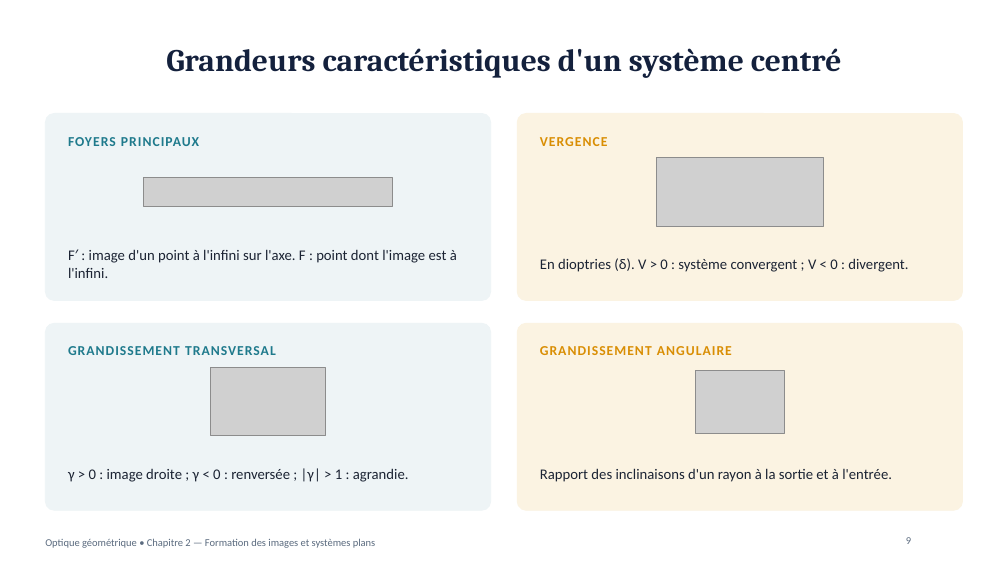
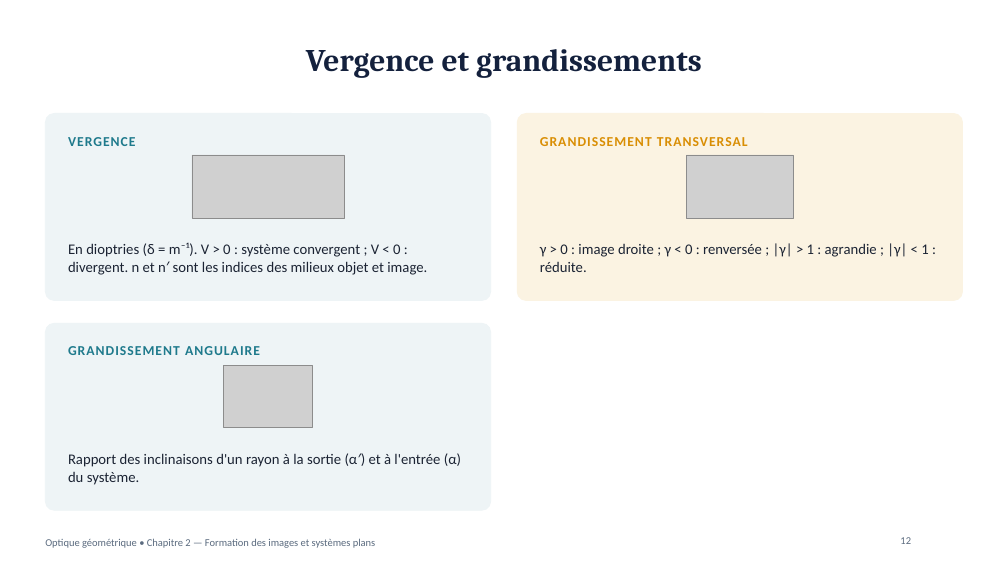
Before and after one commit to physiquefacile/physiquefacile.github.io, a slide deck: slide 12 of slides/Optique_Chapitre_2_Formation_images.pptx (slide 9 before the commit). Drawn at 1008x567 pixels with LibreOffice and Linux fonts; fonts in the diff are those of the drawing; grey boxes stand for pictures; background and template pictures are left out. Boxes give left, top, right and bottom in pixels: in the first picture for what was removed or moved away, otherwise in the second. Text is boxed around its words. In the diff, an @@ line names an element or a change of style, - is before the commit and + after.

```diff
--- a/slides/Optique_Chapitre_2_Formation_images.pptx
+++ b/slides/Optique_Chapitre_2_Formation_images.pptx
@@ title at (x1=306, y1=49, x2=702, y2=78): text changed @@
-Grandeurs caractéristiques d'un système centré
+Vergence et grandissements
@@ text at (x1=68, y1=137, x2=136, y2=146): text changed @@
-FOYERS PRINCIPAUX
+VERGENCE
@@ text at (x1=540, y1=137, x2=748, y2=146): text changed @@
-VERGENCE
+GRANDISSEMENT TRANSVERSAL
@@ picture resized from (x1=144, y1=178, x2=393, y2=207) to (x1=192, y1=155, x2=344, y2=218) @@
@@ picture resized from (x1=657, y1=158, x2=823, y2=227) to (x1=687, y1=155, x2=794, y2=218) @@
@@ text at (x1=68, y1=243, x2=427, y2=275): text changed @@
-F′ : image d'un point à l'infini sur l'axe. F : point dont l'image est à l'infini.
+En dioptries (δ = m⁻¹). V > 0 : système convergent ; V < 0 : divergent. n et n′ sont les indices des milieux objet et image.
@@ text at (x1=540, y1=243, x2=928, y2=272): text changed @@
-En dioptries (δ). V > 0 : système convergent ; V < 0 : divergent.
+γ > 0 : image droite ; γ < 0 : renversée ; |γ| > 1 : agrandie ; |γ| < 1 : réduite.
@@ rounded rectangle removed at (x1=517, y1=324, x2=963, y2=511) @@
@@ text at (x1=68, y1=346, x2=260, y2=355): text changed @@
-GRANDISSEMENT TRANSVERSAL
+GRANDISSEMENT ANGULAIRE
@@ text removed at (x1=540, y1=346, x2=732, y2=355) @@
-GRANDISSEMENT ANGULAIRE
@@ picture resized from (x1=210, y1=368, x2=326, y2=436) to (x1=224, y1=365, x2=313, y2=427) @@
@@ picture removed at (x1=696, y1=371, x2=785, y2=433) @@
@@ text at (x1=68, y1=453, x2=461, y2=485): text changed @@
-γ > 0 : image droite ; γ < 0 : renversée ; |γ| > 1 : agrandie.
+Rapport des inclinaisons d'un rayon à la sortie (α′) et à l'entrée (α) du système.
@@ text removed at (x1=540, y1=468, x2=892, y2=482) @@
-Rapport des inclinaisons d'un rayon à la sortie et à l'entrée.
@@ page number at (x1=900, y1=537, x2=911, y2=544): text changed @@
-9
+12
```
Also in this commit, not shown: 9 other slides changed, 4 slides added, 29 other files.
